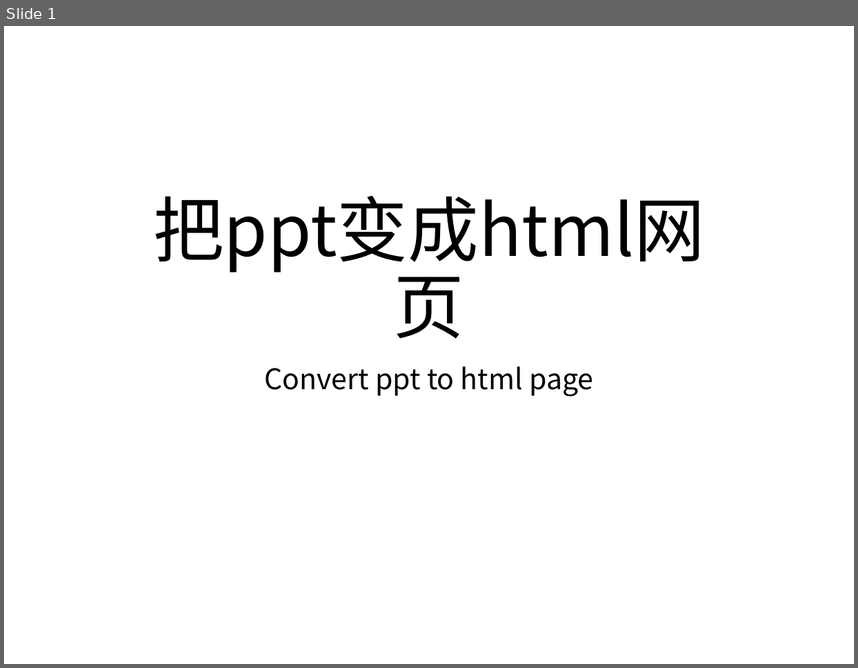
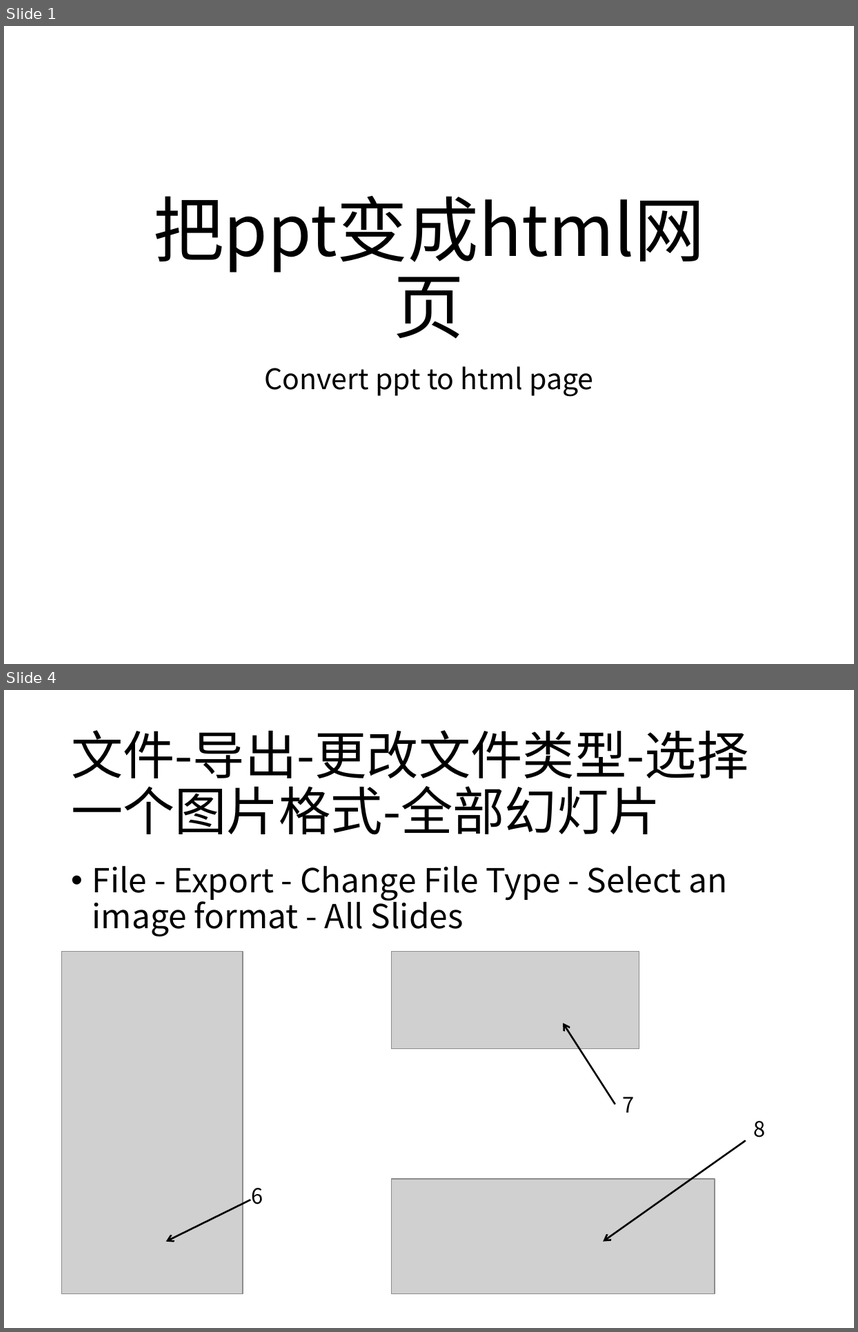
Before and after one commit to cxh1205/ppt2html, a slide deck: demo.pptx. Shown one above the other, each under a label of ours: slide 1 before the commit, slides 1 and 4 after it; the slides between them are not shown. The pictures are 858x668 and 858x1332 pixels, drawn with LibreOffice and Linux fonts; fonts in the diff are those of the drawing; grey boxes stand for pictures. Boxes give left, top, right and bottom in pixels: in the first picture for what was removed or moved away, otherwise in the second. Text is boxed around its words. In the diff, an @@ line names an element or a change of style, - is before the commit and + after.

```diff
--- a/demo.pptx
+++ b/demo.pptx
@@ slide 4 added at (4,690,854,1328), background #FFFFFF @@
@@ title added at (71,730,749,834), 44 pt, text #000000 @@
+文件-导出-更改文件类型-选择一个图片格式-全部幻灯片
@@ text added at (92,866,728,936), 28 pt, text #000000 @@
+• File - Export - Change File Type - Select an image format - All Slides
@@ picture added at (62,951,243,1294) @@
@@ picture added at (392,951,640,1049) @@
@@ arrow added from (615, 1104) to (564, 1023), #000000 1.5 pt @@
@@ text added at (622,1096,634,1112), 18 pt, text #000000 @@
+7
@@ text added at (754,1121,766,1137), 18 pt, text #000000 @@
+8
@@ arrow added from (745, 1141) to (604, 1241), #000000 1.5 pt @@
@@ picture added at (392,1179,715,1294) @@
@@ arrow added from (250, 1199) to (166, 1241), #000000 1.5 pt @@
@@ text added at (251,1187,263,1204), 18 pt, text #000000 @@
+6
```
Also in this commit, not shown: 6 other slides added, 1 slide removed, 16 other files.
